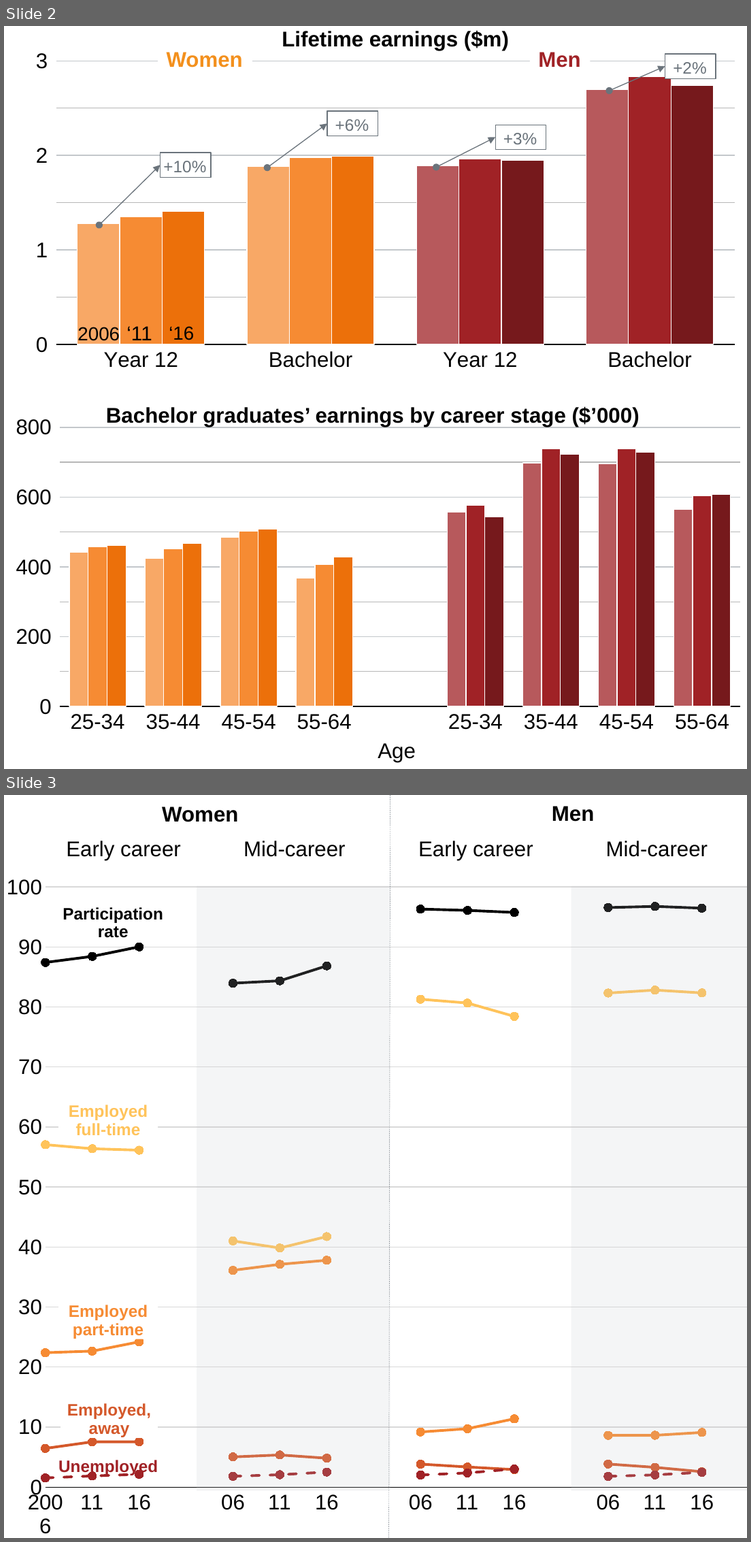
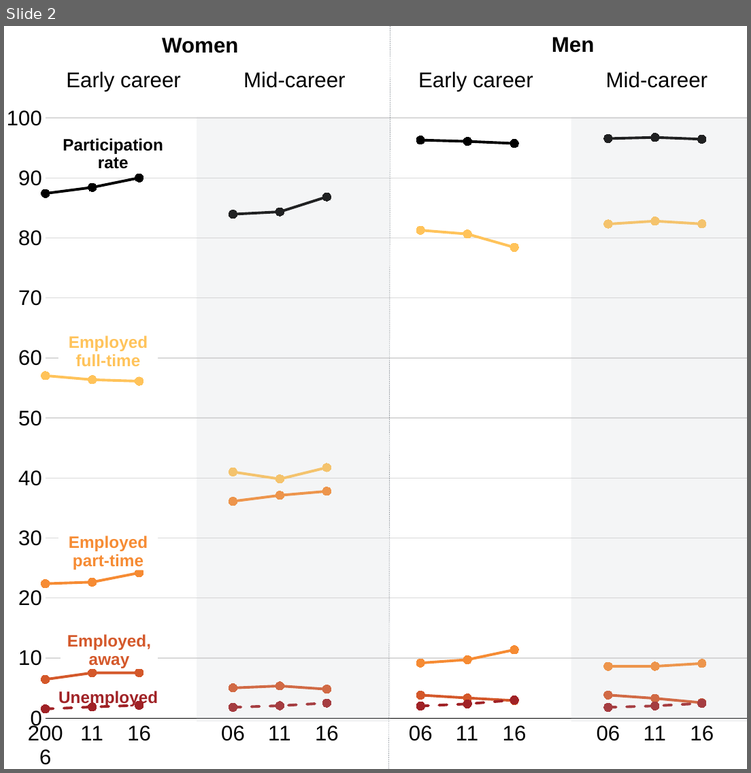
Before and after one commit to wfmackey/occupation, a slide deck: benefits_charts/halfpage_graduate_premiums.pptx. Shown one above the other, each under a label of ours: slides 2 and 3 before the commit, slide 2 after it. The pictures are 751x1542 and 751x773 pixels, drawn with LibreOffice and Linux fonts; fonts in the diff are those of the drawing. Boxes give left, top, right and bottom in pixels: in the first picture for what was removed or moved away, otherwise in the second. Text is boxed around its words. In the diff, an @@ line names an element or a change of style, - is before the commit and + after.

```diff
--- a/benefits_charts/halfpage_graduate_premiums.pptx
+++ b/benefits_charts/halfpage_graduate_premiums.pptx
@@ slide 2 removed at (x1=4, y1=26, x2=747, y2=769), background #FFFFFF @@
@@ column chart removed at (x1=20, y1=26, x2=747, y2=382) @@
-categories: Year 12, Bachelor, Year 12, Bachelor
-Series 1: 1.3, 1.9, 1.9, 2.7
-Series 2: 1.4, 2, 2, 2.8
-Series 3: 1.4, 2, 2, 2.7
@@ text removed at (x1=281, y1=30, x2=509, y2=50) @@
-Lifetime earnings ($m)
@@ text removed at (x1=167, y1=52, x2=243, y2=67) @@
-Women
@@ text removed at (x1=538, y1=52, x2=580, y2=67) @@
-Men
@@ double arrow removed from (609, 91) to (665, 66) @@
@@ rectangle removed at (x1=665, y1=54, x2=715, y2=79) @@
-+2%
@@ double arrow removed from (267, 167) to (328, 123) @@
@@ rectangle removed at (x1=328, y1=111, x2=378, y2=136) @@
-+6%
@@ rectangle removed at (x1=496, y1=125, x2=545, y2=150) @@
-+3%
@@ double arrow removed from (436, 167) to (496, 138) @@
@@ double arrow removed from (99, 225) to (160, 165) @@
@@ rectangle removed at (x1=160, y1=153, x2=210, y2=178) @@
-+10%
@@ text removed at (x1=77, y1=325, x2=120, y2=344) @@
-2006
@@ text removed at (x1=126, y1=326, x2=152, y2=344) @@
-‘11
@@ text removed at (x1=169, y1=326, x2=194, y2=340) @@
-‘16
@@ column chart removed at (x1=4, y1=382, x2=747, y2=742) @@
-categories: 25-34, 35-44, 45-54, 55-64, , 25-34, 35-44, 45-54, 55-64
-Series 1: 440, 420, 480, 370, -, 560, 700, 690, 570
-Series 2: 460, 450, 500, 410, -, 580, 740, 740, 600
-Series 3: 460, 470, 510, 430, -, 540, 720, 730, 610
@@ text removed at (x1=106, y1=406, x2=639, y2=427) @@
-Bachelor graduates’ earnings by career stage ($’000)
@@ text removed at (x1=377, y1=743, x2=415, y2=762) @@
-Age
@@ what was slide 3 is now slide 2 @@
```
Also in this commit, not shown: 1 slide changed, 5 other files.
